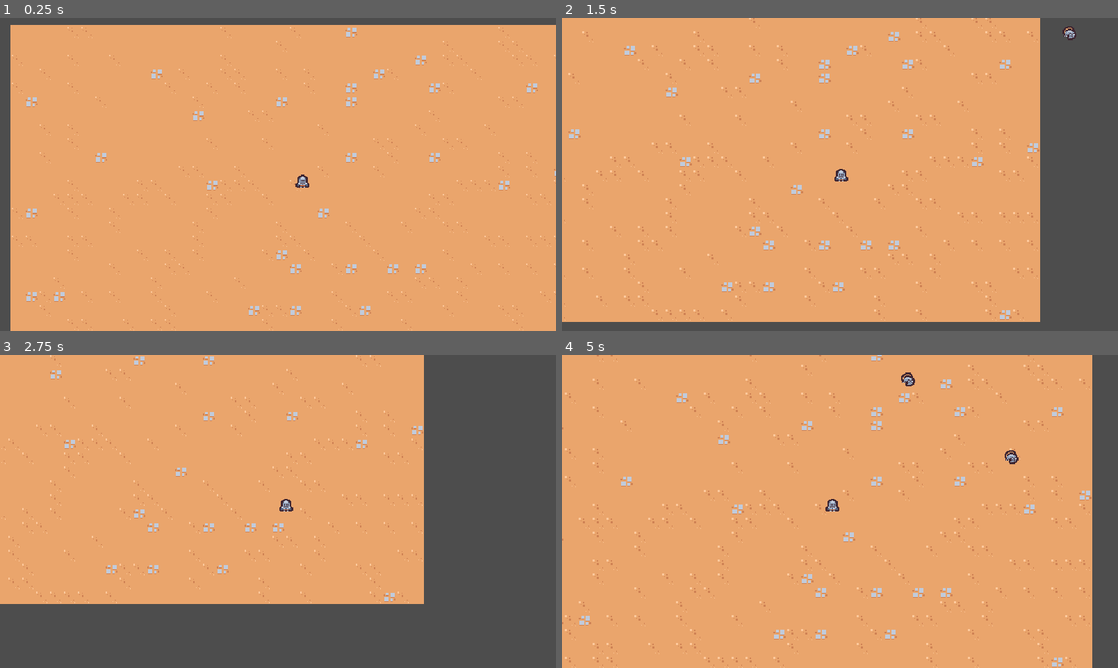
Above: before the commit, frames 1-4 (two rows, left to right).
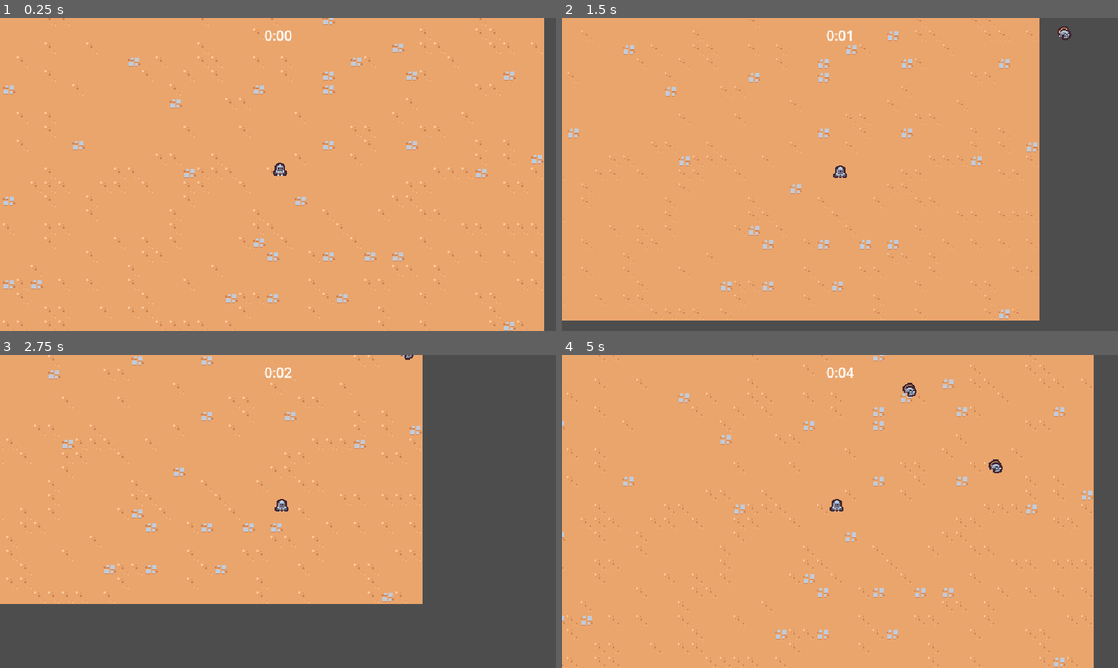
Above: after the commit, the same moments.

Repository: Nordtwig/hearthguard
Game: Godot game, scene res://Main/main.tscn
Two runs of this game, one before a commit and one after it. Both use one fixed random seed, a clock stepped at 60 frames per second and the inputs below.
Inputs:
- Up to frame 1 (0.25 s): no input
- Up to frame 2 (1.5 s): hold D (move_right) 0.53-1.28 s; hold S (move_down) from 1.28 s (still down)
- Up to frame 3 (2.75 s): release S (move_down) at 2.03 s; hold D (move_right) from 2.03 s (still down)
- Up to frame 4 (5 s): release D (move_right) at 2.78 s; hold W (move_up) 2.78-3.53 s; hold A (move_left) from 3.53 s (still down)

The runs differ from the first frame. In frame 1, 10% of the frame differs, in the area x 0-100%, y 0-100%; in frame 2, 3.2%; in frame 3, 2.4%; in frame 4, 4.1%.

Commit message:
Tweak movement and camera, add arenatimemanager and UI

Diff:
--- a/Main/main.tscn
+++ b/Main/main.tscn
@@ -1,11 +1,18 @@
-[gd_scene load_steps=5 format=3 uid="uid://6ynn1xxe2emn"]
+[gd_scene load_steps=7 format=3 uid="uid://6ynn1xxe2emn"]
 
 [ext_resource type="PackedScene" uid="uid://m8tbladsew2p" path="res://scenes/player/player.tscn" id="1_fg7ca"]
 [ext_resource type="TileSet" uid="uid://sntp1b0kc201" path="res://resources/tileset.tres" id="1_kh1bj"]
-[ext_resource type="PackedScene" uid="uid://eo01s2wkj0n8" path="res://game_camera/game_camera.tscn" id="3_0mami"]
+[ext_resource type="PackedScene" uid="uid://bj32b3xdg0g27" path="res://scenes/ui/arena_time_ui.tscn" id="1_nu137"]
+[ext_resource type="PackedScene" uid="uid://b21lb2jm1yyxn" path="res://scenes/manager/arena_time_manager.tscn" id="2_bcrqv"]
+[ext_resource type="PackedScene" uid="uid://eo01s2wkj0n8" path="res://scenes/game_camera/game_camera.tscn" id="3_0mami"]
 [ext_resource type="PackedScene" uid="uid://bfdy5s1yq8ajq" path="res://scenes/manager/enemy_manager.tscn" id="4_vac0u"]
 
 [node name="Main" type="Node2D"]
+
+[node name="ArenaTimeUI" parent="." node_paths=PackedStringArray("arena_time_manager") instance=ExtResource("1_nu137")]
+arena_time_manager = NodePath("ArenaTimeManager")
+
+[node name="ArenaTimeManager" parent="ArenaTimeUI" instance=ExtResource("2_bcrqv")]
 
 [node name="TileMap" type="TileMap" parent="."]
 tile_set = ExtResource("1_kh1bj")
@@ -17,5 +24,6 @@
 move_speed = 100.0
 
 [node name="GameCamera" parent="." instance=ExtResource("3_0mami")]
+interpolation_weight = 20.0
 
 [node name="EnemyManager" parent="." instance=ExtResource("4_vac0u")]
--- a/ability/sword_ability_controller.tscn
+++ /dev/null
@@ -1,12 +0,0 @@
-[gd_scene load_steps=3 format=3 uid="uid://cskutmwenjjew"]
-
-[ext_resource type="Script" path="res://ability/sword_ability_controller.gd" id="1_dnlbk"]
-[ext_resource type="PackedScene" uid="uid://cg517k8fa78lu" path="res://ability/sword_ability.tscn" id="2_xmevg"]
-
-[node name="SwordAbilityController" type="Node"]
-script = ExtResource("1_dnlbk")
-sword_ability = ExtResource("2_xmevg")
-
-[node name="Timer" type="Timer" parent="."]
-wait_time = 1.5
-autostart = true
--- a/project.godot
+++ b/project.godot
@@ -55,8 +55,8 @@
 2d_physics/layer_1="Terrain"
 2d_physics/layer_2="Player"
 2d_physics/layer_3="Enemy"
+2d_physics/layer_4="EnemyCollision"
 
 [rendering]
 
 textures/canvas_textures/default_texture_filter=0
-2d/snap/snap_2d_transforms_to_pixel=true
--- a/ability/sword_ability.tscn
+++ b/scenes/ability/sword_ability.tscn
@@ -1,6 +1,6 @@
 [gd_scene load_steps=6 format=3 uid="uid://cg517k8fa78lu"]
 
-[ext_resource type="Texture2D" uid="uid://dhl5fskh8ruy6" path="res://ability/sword.png" id="1_6uaap"]
+[ext_resource type="Texture2D" uid="uid://dhl5fskh8ruy6" path="res://scenes/ability/sword.png" id="1_ylfsu"]
 
 [sub_resource type="Animation" id="Animation_02qfj"]
 length = 0.001
@@ -108,7 +108,7 @@
 
 [node name="Sprite2D" type="Sprite2D" parent="."]
 rotation = -0.261799
-texture = ExtResource("1_6uaap")
+texture = ExtResource("1_ylfsu")
 offset = Vector2(0, -4)
 
 [node name="AnimationPlayer" type="AnimationPlayer" parent="."]
--- /dev/null
+++ b/scenes/ability/sword_ability_controller.tscn
@@ -0,0 +1,12 @@
+[gd_scene load_steps=3 format=3 uid="uid://cskutmwenjjew"]
+
+[ext_resource type="Script" path="res://scenes/ability/sword_ability_controller.gd" id="1_sus74"]
+[ext_resource type="PackedScene" uid="uid://cg517k8fa78lu" path="res://scenes/ability/sword_ability.tscn" id="2_eagj7"]
+
+[node name="SwordAbilityController" type="Node"]
+script = ExtResource("1_sus74")
+sword_ability = ExtResource("2_eagj7")
+
+[node name="Timer" type="Timer" parent="."]
+wait_time = 1.5
+autostart = true
--- a/basic_enemy/basic_enemy.tscn
+++ b/scenes/basic_enemy/basic_enemy.tscn
@@ -1,7 +1,7 @@
 [gd_scene load_steps=5 format=3 uid="uid://dit4jmb5s37yw"]
 
-[ext_resource type="Texture2D" uid="uid://bovyjtw3h0j8m" path="res://basic_enemy/basic_enemy.png" id="1_n6npb"]
-[ext_resource type="Script" path="res://basic_enemy/basic_enemy.gd" id="1_rid4h"]
+[ext_resource type="Script" path="res://scenes/basic_enemy/basic_enemy.gd" id="1_p5lxq"]
+[ext_resource type="Texture2D" uid="uid://bovyjtw3h0j8m" path="res://scenes/basic_enemy/basic_enemy.png" id="2_bqqju"]
 
 [sub_resource type="CircleShape2D" id="CircleShape2D_p8s3g"]
 radius = 12.0
@@ -10,9 +10,11 @@
 radius = 5.0
 
 [node name="BasicEnemy" type="CharacterBody2D" groups=["enemy"]]
-collision_layer = 0
-script = ExtResource("1_rid4h")
-move_speed = 45.0
+collision_layer = 8
+collision_mask = 9
+motion_mode = 1
+script = ExtResource("1_p5lxq")
+move_speed = 50.0
 
 [node name="Area2D" type="Area2D" parent="."]
 collision_layer = 0
@@ -24,7 +26,7 @@
 
 [node name="Sprite2D" type="Sprite2D" parent="."]
 position = Vector2(0, -5)
-texture = ExtResource("1_n6npb")
+texture = ExtResource("2_bqqju")
 offset = Vector2(0, 1)
 
 [node name="CollisionShape2D" type="CollisionShape2D" parent="."]
--- a/game_camera/game_camera.tscn
+++ b/scenes/game_camera/game_camera.tscn
@@ -1,6 +1,6 @@
 [gd_scene load_steps=2 format=3 uid="uid://eo01s2wkj0n8"]
 
-[ext_resource type="Script" path="res://game_camera/game_camera.gd" id="1_wnswm"]
+[ext_resource type="Script" path="res://scenes/game_camera/game_camera.gd" id="1_wnswm"]
 
 [node name="GameCamera" type="Camera2D"]
 script = ExtResource("1_wnswm")
--- /dev/null
+++ b/scenes/manager/arena_time_manager.gd
@@ -0,0 +1,7 @@
+extends Node
+
+@onready var timer = $Timer
+
+
+func get_time_elapsed() -> float:
+    return timer.wait_time - timer.time_left
--- /dev/null
+++ b/scenes/manager/arena_time_manager.tscn
@@ -0,0 +1,11 @@
+[gd_scene load_steps=2 format=3 uid="uid://b21lb2jm1yyxn"]
+
+[ext_resource type="Script" path="res://scenes/manager/arena_time_manager.gd" id="1_5qqkg"]
+
+[node name="ArenaTimeManager" type="Node"]
+script = ExtResource("1_5qqkg")
+
+[node name="Timer" type="Timer" parent="."]
+wait_time = 60.0
+one_shot = true
+autostart = true
--- a/scenes/manager/enemy_manager.tscn
+++ b/scenes/manager/enemy_manager.tscn
@@ -1,7 +1,7 @@
 [gd_scene load_steps=3 format=3 uid="uid://bfdy5s1yq8ajq"]
 
 [ext_resource type="Script" path="res://scenes/manager/enemy_manager.gd" id="1_tothq"]
-[ext_resource type="PackedScene" uid="uid://dit4jmb5s37yw" path="res://basic_enemy/basic_enemy.tscn" id="2_5ovl2"]
+[ext_resource type="PackedScene" uid="uid://dit4jmb5s37yw" path="res://scenes/basic_enemy/basic_enemy.tscn" id="2_5ovl2"]
 
 [node name="EnemyManager" type="Node"]
 script = ExtResource("1_tothq")
--- a/scenes/player/player.gd
+++ b/scenes/player/player.gd
@@ -1,6 +1,8 @@
 extends CharacterBody2D
 
 @export var move_speed: float
+
+const ACCELERATION_SMOOTHING = 25
 
 
 func _ready() -> void:
@@ -10,7 +12,9 @@
 func _process(delta: float) -> void:
 	var movement_vector = get_movement_vector()
 	var direction = movement_vector.normalized()
-	velocity = direction * move_speed
+	var target_velocity = direction * move_speed
+
+	velocity = velocity.lerp(target_velocity, 1 - exp(-delta * ACCELERATION_SMOOTHING))
 	move_and_slide()
 
 
--- a/scenes/player/player.tscn
+++ b/scenes/player/player.tscn
@@ -2,15 +2,16 @@
 
 [ext_resource type="Texture2D" uid="uid://dduv4nmynhahm" path="res://scenes/player/player_combat.png" id="1_pq33p"]
 [ext_resource type="Script" path="res://scenes/player/player.gd" id="1_y4yr3"]
-[ext_resource type="PackedScene" uid="uid://cskutmwenjjew" path="res://ability/sword_ability_controller.tscn" id="2_osu3t"]
+[ext_resource type="PackedScene" uid="uid://cskutmwenjjew" path="res://scenes/ability/sword_ability_controller.tscn" id="2_osu3t"]
 
 [sub_resource type="CircleShape2D" id="CircleShape2D_s0hls"]
 radius = 5.0
 
 [node name="Player" type="CharacterBody2D" groups=["player"]]
 collision_layer = 0
+motion_mode = 1
 script = ExtResource("1_y4yr3")
-move_speed = 20.0
+move_speed = 150.0
 
 [node name="AbilityManager" type="Node" parent="."]
 
--- /dev/null
+++ b/scenes/ui/arena_time_ui.gd
@@ -0,0 +1,17 @@
+extends CanvasLayer
+
+@export var arena_time_manager: Node
+
+@onready var label = $MarginContainer/Label
+
+func _process(_delta) -> void:
+    if arena_time_manager == null:
+        return
+    var time_elapsed = arena_time_manager.get_time_elapsed()
+    label.text = format_seconds_to_string(time_elapsed)
+
+
+func format_seconds_to_string(seconds: float) -> String:
+    var minutes = floor(seconds / 60)
+    var remaining_seconds = seconds - (minutes * 60)
+    return str(minutes) + ":" + ("%02d" % floor(remaining_seconds))
--- /dev/null
+++ b/scenes/ui/arena_time_ui.tscn
@@ -0,0 +1,21 @@
+[gd_scene load_steps=2 format=3 uid="uid://bj32b3xdg0g27"]
+
+[ext_resource type="Script" path="res://scenes/ui/arena_time_ui.gd" id="1_iji2y"]
+
+[node name="ArenaTimeUI" type="CanvasLayer"]
+script = ExtResource("1_iji2y")
+
+[node name="MarginContainer" type="MarginContainer" parent="."]
+anchors_preset = 15
+anchor_right = 1.0
+anchor_bottom = 1.0
+grow_horizontal = 2
+grow_vertical = 2
+mouse_filter = 2
+theme_override_constants/margin_top = 8
+
+[node name="Label" type="Label" parent="MarginContainer"]
+layout_mode = 2
+size_flags_horizontal = 4
+size_flags_vertical = 0
+text = "test"
Renamed: ability/sword.png -> scenes/ability/sword.png
Not shown, changed: scenes/ability/sword.png.import
Renamed: ability/sword_ability_controller.gd -> scenes/ability/sword_ability_controller.gd
Renamed: basic_enemy/basic_enemy.gd -> scenes/basic_enemy/basic_enemy.gd
Renamed: basic_enemy/basic_enemy.png -> scenes/basic_enemy/basic_enemy.png
Not shown, changed: scenes/basic_enemy/basic_enemy.png.import
Renamed: game_camera/game_camera.gd -> scenes/game_camera/game_camera.gd
